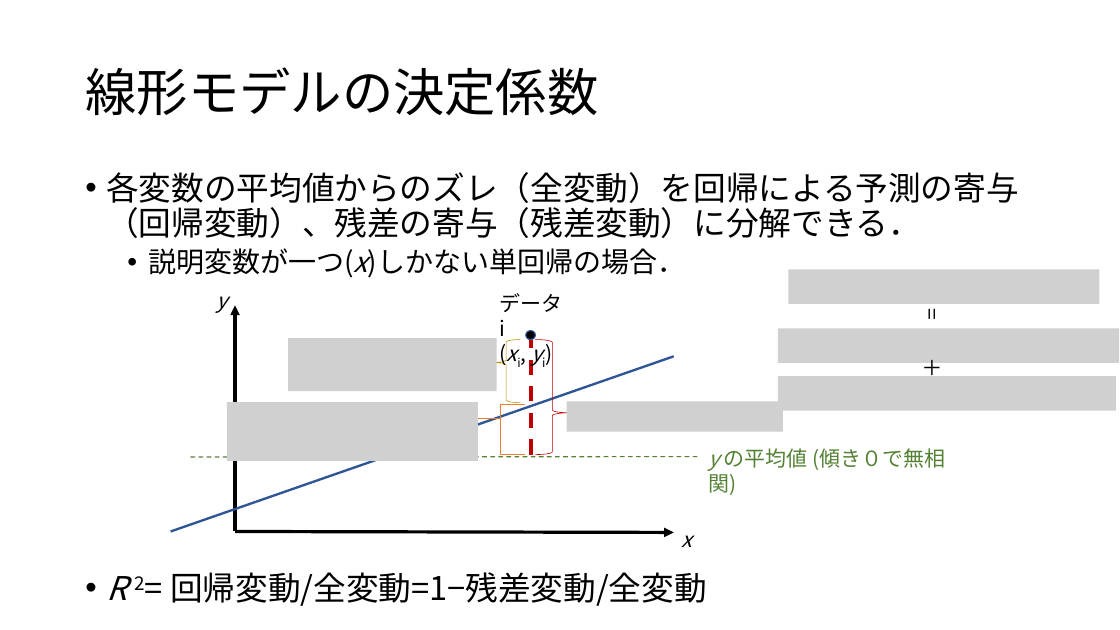
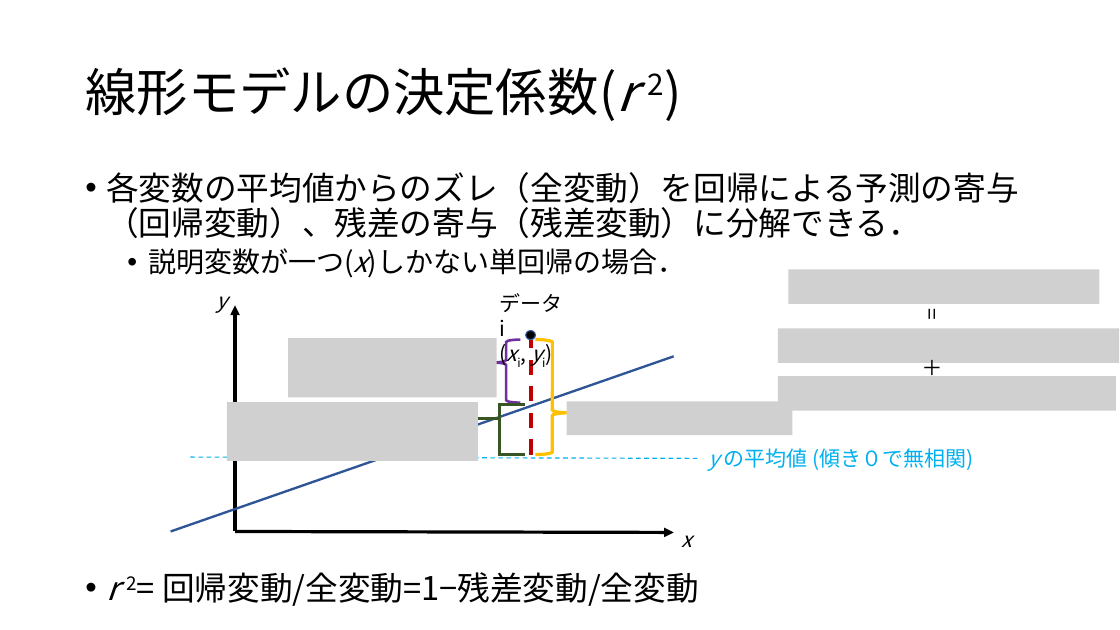
Before and after one commit to KoHMB/Shigen_kensyu_FRA, a slide deck: slide 5 of R/スライド/第24回.pptx. Drawn at 1120x630 pixels with LibreOffice and Linux fonts; fonts in the diff are those of the drawing; grey boxes stand for pictures. Boxes give left, top, right and bottom in pixels: in the first picture for what was removed or moved away, otherwise in the second. Text is boxed around its words. In the diff, an @@ line names an element or a change of style, - is before the commit and + after.

```diff
--- a/R/スライド/第24回.pptx
+++ b/R/スライド/第24回.pptx
@@ title at (85,67,665,121): text changed @@
-線形モデルの決定係数
+線形モデルの決定係数(r 2)
@@ picture: place and size @@
-picture at (288,338,497,391)
+picture at (288,338,497,397)
@@ right brace at (492,339,521,402): outline #BF9000 0.5 pt to #7030A0 2.25 pt @@
@@ right brace at (535,339,569,455): outline #C00000 0.5 pt to #FFC000 2.75 pt @@
@@ right brace at (475,405,526,455): outline #ED7D31 0.5 pt to #385723 2.5 pt @@
@@ picture: place and size @@
-picture at (566,402,783,432)
+picture at (566,402,792,435)
@@ text "y の平均値 (傾き０で無相関)" at (708,448,973,471): text colour #548235 to #00B0F0 @@
@@ line (191, 457) - (700, 459): stroke #548235 1 pt dashed to #00B0F0 1 pt dashed @@
@@ text at (106,572,699,606): text changed @@
-• R 2= 回帰変動/全変動=1−残差変動/全変動
+• r 2= 回帰変動/全変動=1−残差変動/全変動
```
Also in this commit, not shown: 1 other slide changed, 3 other files.
